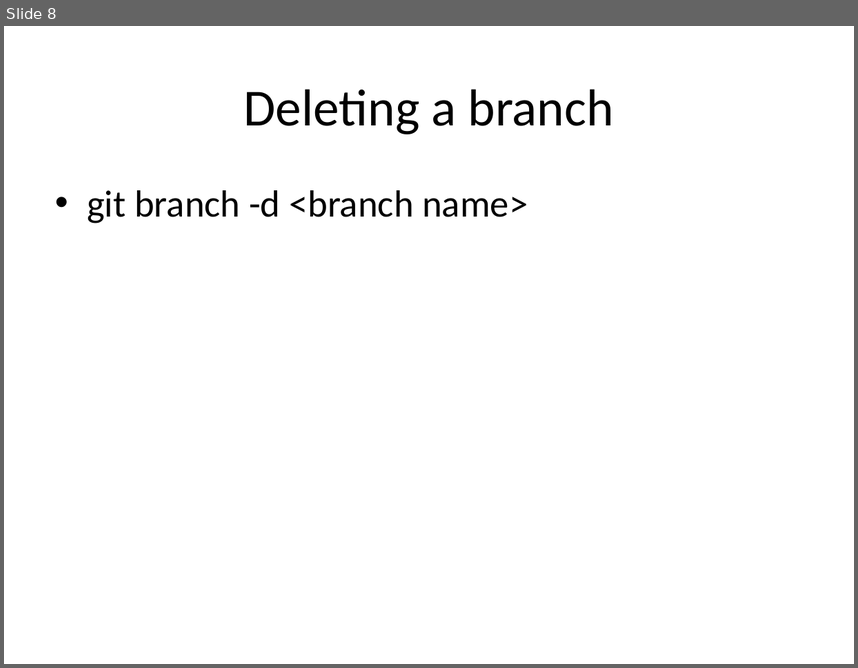
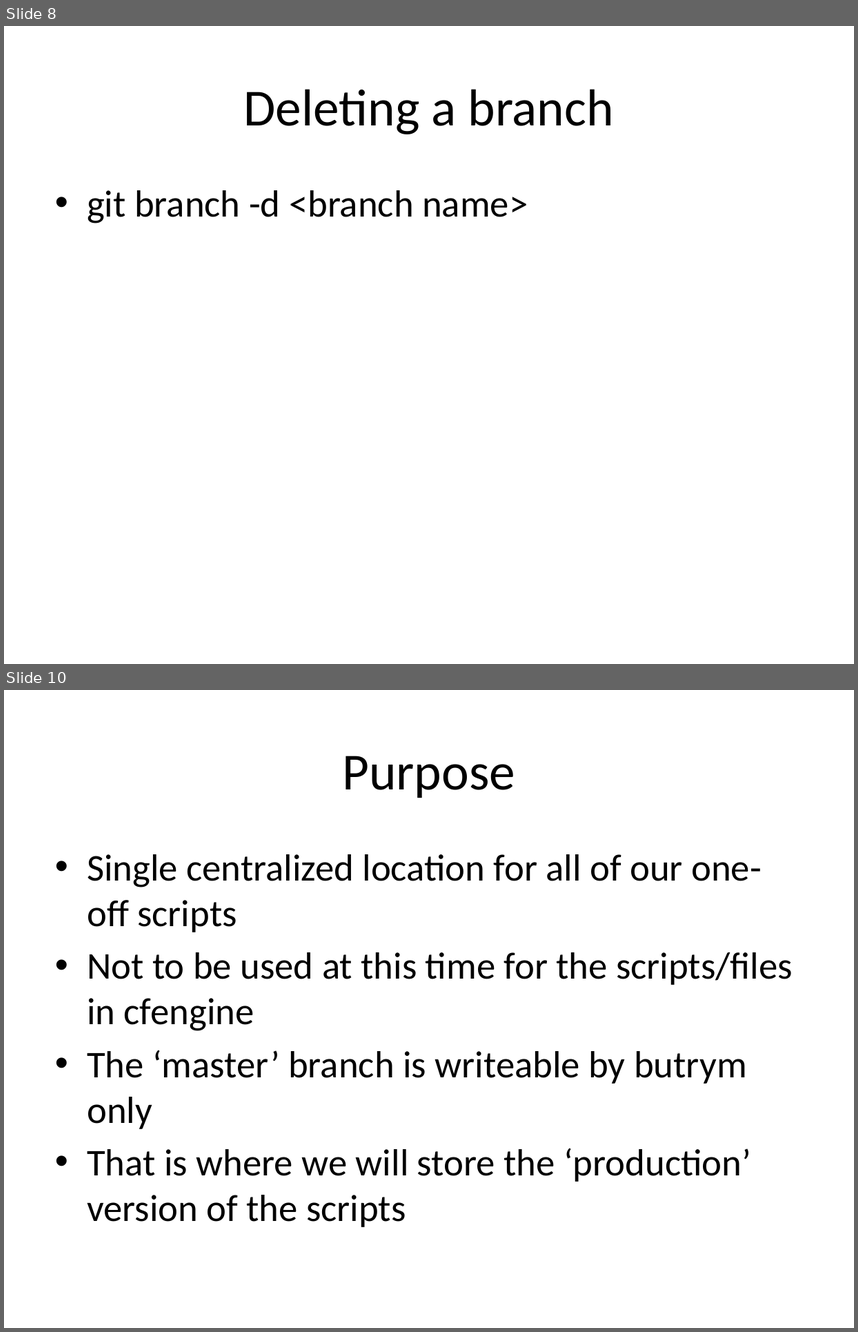
Before and after one commit to mbutry/GIT_test_repo, a slide deck: GIT_training.pptx. Shown one above the other, each under a label of ours: slide 8 before the commit, slides 8 and 10 after it; the slides between them are not shown. The pictures are 858x668 and 858x1332 pixels, drawn with LibreOffice and Linux fonts; fonts in the diff are those of the drawing. Boxes give left, top, right and bottom in pixels: in the first picture for what was removed or moved away, otherwise in the second. Text is boxed around its words. In the diff, an @@ line names an element or a change of style, - is before the commit and + after.

```diff
--- a/GIT_training.pptx
+++ b/GIT_training.pptx
@@ slide 10 added at (x1=4, y1=690, x2=854, y2=1328), background #FFFFFF @@
@@ title added at (x1=342, y1=756, x2=515, y2=798), 44 pt, text #000000 @@
+Purpose
@@ text added at (x1=87, y1=854, x2=793, y2=1227), 32 pt, text #000000 @@
+• Single centralized location for all of our one-off scripts
+• Not to be used at this time for the scripts/files in cfengine
+• The ‘master’ branch is writeable by butrym only
+• That is where we will store the ‘production’ version of the scripts
```
Also in this commit, not shown: 1 slide changed, 5 other slides added.
